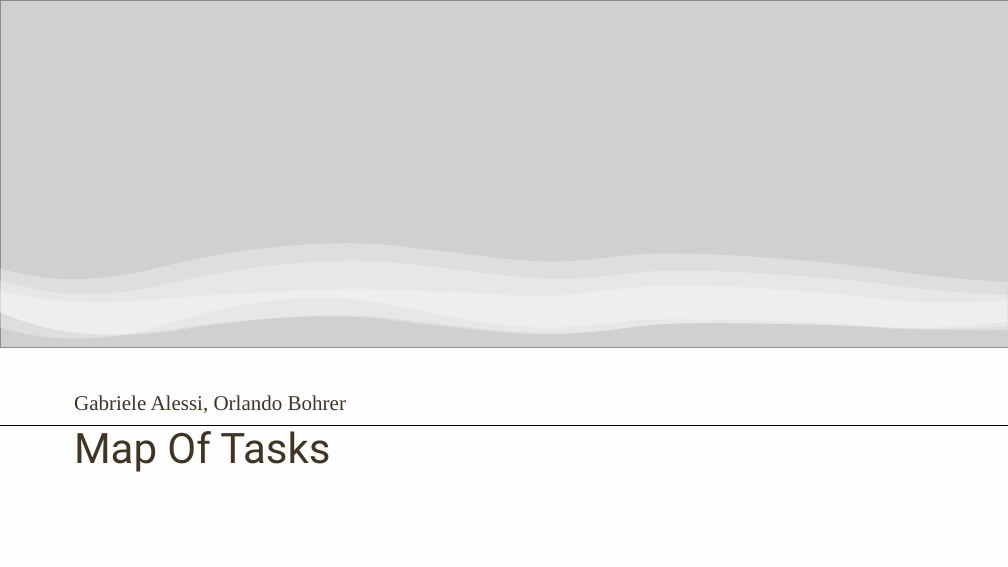
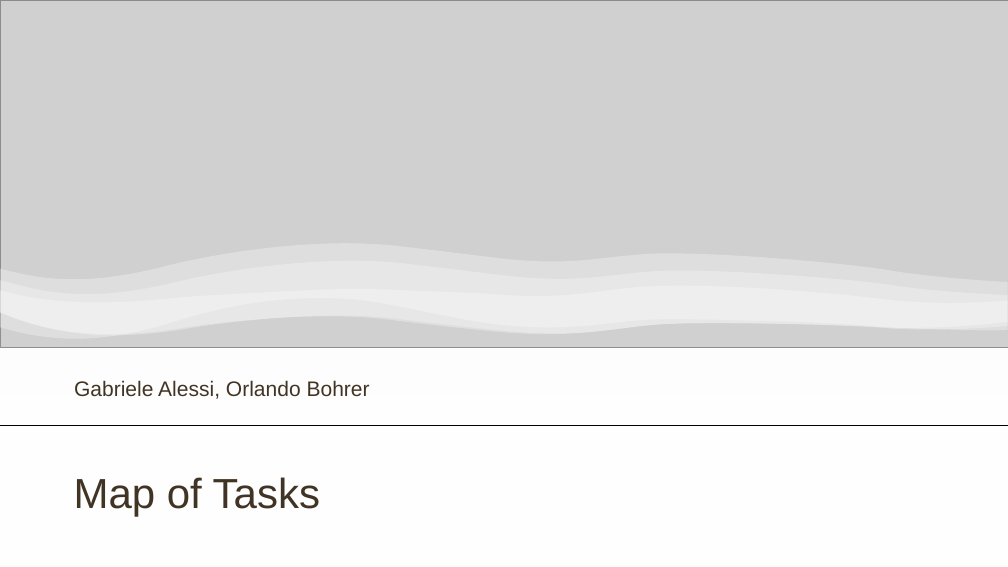
Before and after one commit to gabrialessi/MapOfTasks, a slide deck: slide 1 of Presentazione/Presentazione.pptx. Drawn at 1008x567 pixels with LibreOffice and Linux fonts; fonts in the diff are those of the drawing; grey boxes stand for pictures. Boxes give left, top, right and bottom in pixels: in the first picture for what was removed or moved away, otherwise in the second. Text is boxed around its words. In the diff, an @@ line names an element or a change of style, - is before the commit and + after.

Commit message:
update presentazione

```diff
--- a/Presentazione/Presentazione.pptx
+++ b/Presentazione/Presentazione.pptx
@@ subtitle "Gabriele Alessi, Orlando Bohrer": place and size @@
-subtitle "Gabriele Alessi, Orlando Bohrer" at bbox=[74, 395, 346, 413]
+subtitle "Gabriele Alessi, Orlando Bohrer" at bbox=[74, 380, 370, 399]
@@ subtitle "Gabriele Alessi, Orlando Bohrer" at bbox=[74, 380, 370, 399]: font Times New Roman to Arial @@
@@ title at bbox=[74, 477, 320, 516]: text changed; font Roboto to Arial @@
-Map Of Tasks
+Map of Tasks
```
Also in this commit, not shown: 3 other slides changed, 5 slides added, 2 slides removed.
